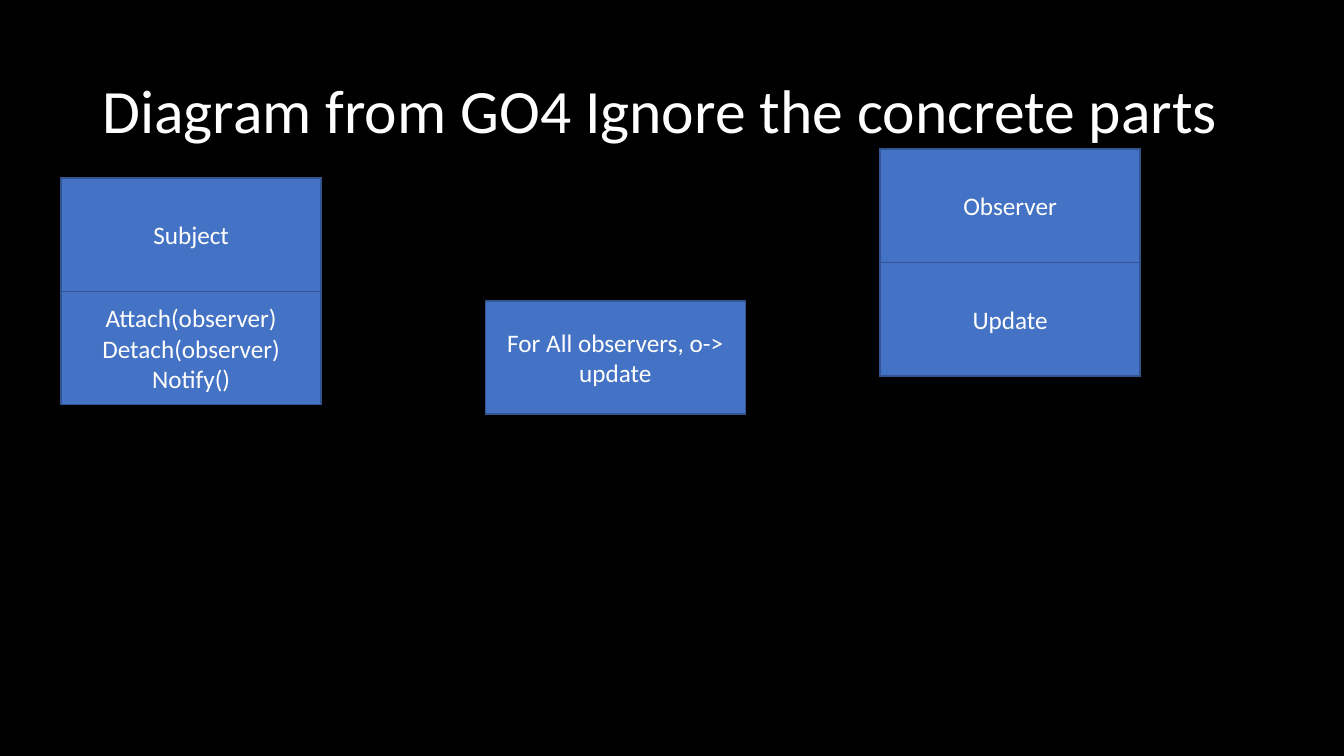
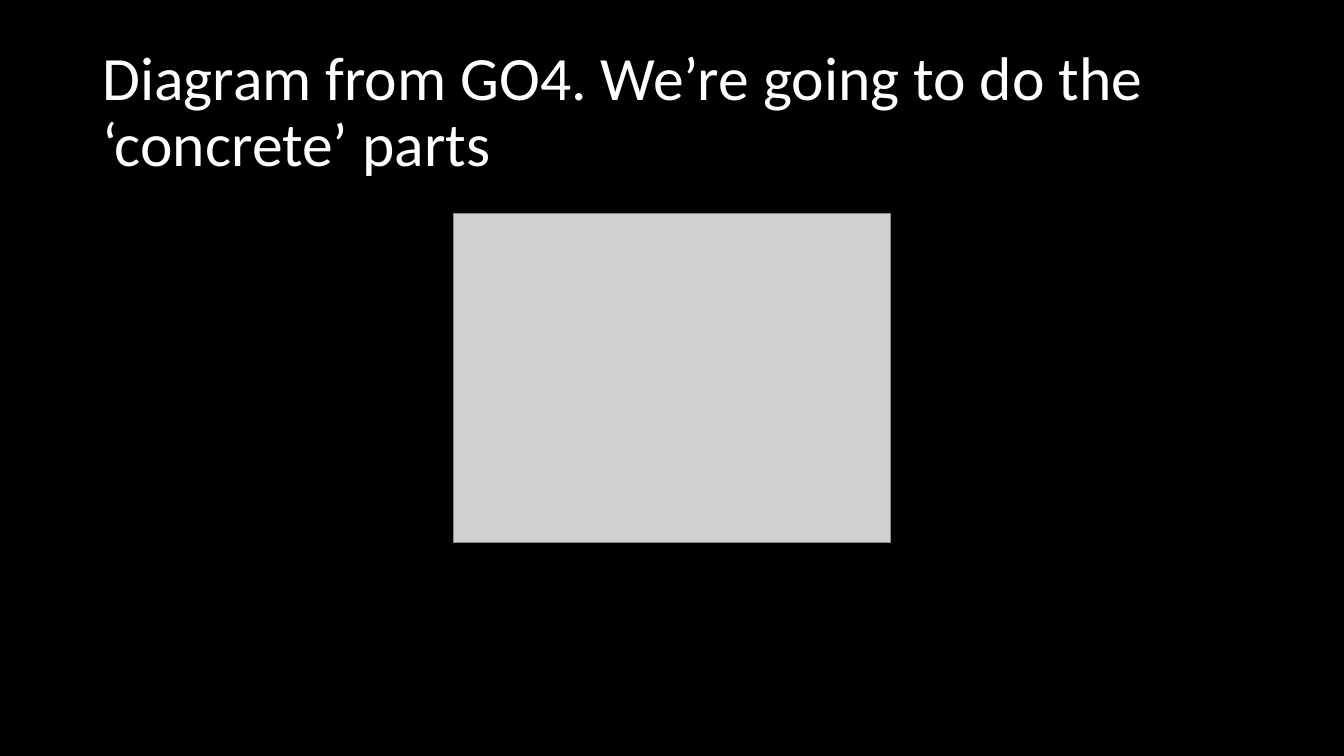
Before and after one commit to microsoft/Flash_University, a slide deck: slide 7 of CLR_via_CSharp/Chapter 11 - Events/Events.pptx (slide 8 before the commit). Drawn at 1344x756 pixels with LibreOffice and Linux fonts; fonts in the diff are those of the drawing; grey boxes stand for pictures. Boxes give left, top, right and bottom in pixels: in the first picture for what was removed or moved away, otherwise in the second. Text is boxed around its words. In the diff, an @@ line names an element or a change of style, - is before the commit and + after.

```diff
--- a/CLR_via_CSharp/Chapter 11 - Events/Events.pptx
+++ b/CLR_via_CSharp/Chapter 11 - Events/Events.pptx
@@ title at <box>102,57,1143,176</box>: text changed @@
-Diagram from GO4 Ignore the concrete parts
+Diagram from GO4. We’re going to do the ‘concrete’ parts
@@ rectangle removed at <box>880,149,1140,262</box> @@
-Observer
@@ rectangle removed at <box>62,178,322,291</box> @@
-Subject
@@ picture added at <box>454,214,890,542</box> @@
@@ rectangle removed at <box>880,263,1140,376</box> @@
-Update
@@ rectangle removed at <box>62,291,322,404</box> @@
-Attach(observer)
-Detach(observer)
-Notify()
@@ rectangle removed at <box>485,301,745,414</box> @@
-For All observers, o-> update
```
Also in this commit, not shown: 5 other slides changed, 2 slides added, 1 slide removed, 6 other files.
